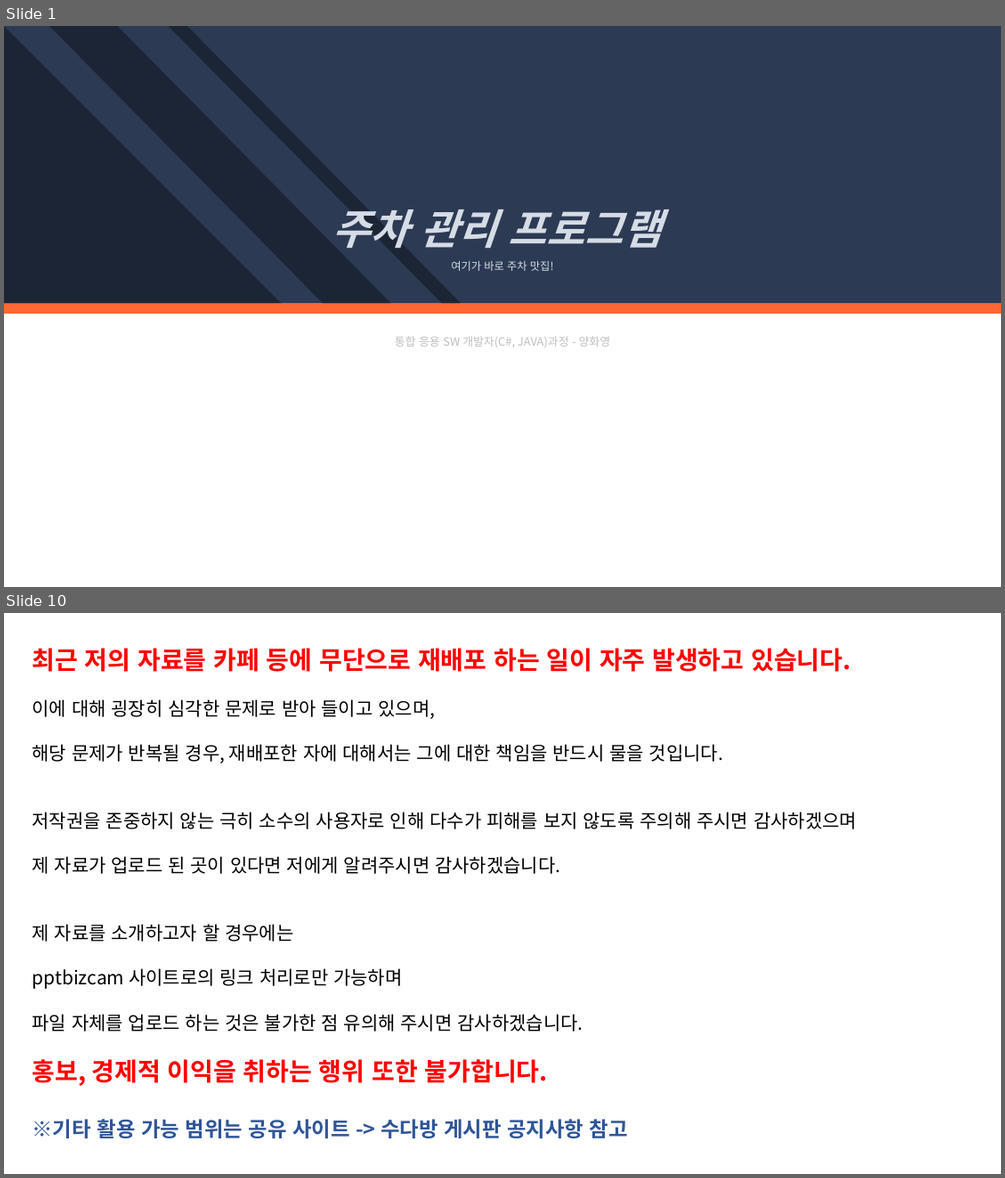
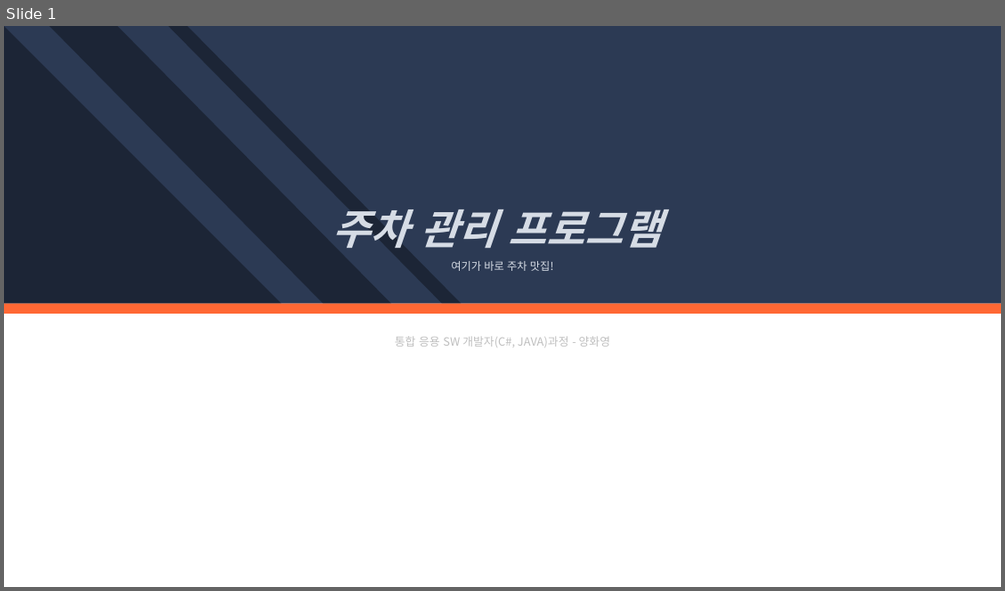
Before and after one commit to galaxy-light/201126-210604, a slide deck: 포트폴리오/주차 관리 프로그램/주차 관리 프로그램-양화영.pptx. Shown one above the other, each under a label of ours: slides 1 and 10 before the commit, slide 1 after it; the slides between them are not shown. The pictures are 1005x1178 and 1005x591 pixels, drawn with LibreOffice and Linux fonts; fonts in the diff are those of the drawing. Boxes give left, top, right and bottom in pixels: in the first picture for what was removed or moved away, otherwise in the second. Text is boxed around its words. In the diff, an @@ line names an element or a change of style, - is before the commit and + after.

```diff
--- a/포트폴리오/주차 관리 프로그램/주차 관리 프로그램-양화영.pptx
+++ b/포트폴리오/주차 관리 프로그램/주차 관리 프로그램-양화영.pptx
@@ slide 10 removed at (4,613,1001,1174), background #FFFFFF @@
@@ text removed at (32,648,857,1138) @@
-최근 저의 자료를 카페 등에 무단으로 재배포 하는 일이 자주 발생하고 있습니다.
-이에 대해 굉장히 심각한 문제로 받아 들이고 있으며,
-해당 문제가 반복될 경우, 재배포한 자에 대해서는 그에 대한 책임을 반드시 물을 것입니다.
-저작권을 존중하지 않는 극히 소수의 사용자로 인해 다수가 피해를 보지 않도록 주의해 주시면 감사하겠으며
-제 자료가 업로드 된 곳이 있다면 저에게 알려주시면 감사하겠습니다.
-제 자료를 소개하고자 할 경우에는
-pptbizcam 사이트로의 링크 처리로만 가능하며
-파일 자체를 업로드 하는 것은 불가한 점 유의해 주시면 감사하겠습니다.
-홍보, 경제적 이익을 취하는 행위 또한 불가합니다.
-※기타 활용 가능 범위는 공유 사이트 -> 수다방 게시판 공지사항 참고
```
Also in this commit, not shown: 5 slides changed, 1 slide added, 2 other slides removed, 1 other file.
